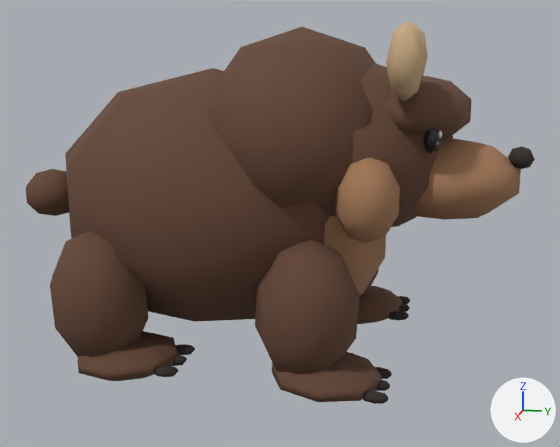
Two versions of the glTF model public/models/bear-low.glb, one commit apart.
Camera for both pictures: a 50 mm camera at (5.92, 1.56, 2.61) aimed at (0.01, 0.38, 1.13). Lighting does not change. The marker at lower right points along +X, +Y and +Z. The older version comes first. Both versions are drawn at frame 5 of the action 'walk'; the numbers are the values there.

Script lines for the objects in view, before the commit:
```python
me_mesh_5 = bpy.data.meshes.new('Mesh_5')
me_mesh_5.from_pydata(...)  # a UV sphere (6 segments, 4 rings, poles along z) spanning x -0.57..-0.25, y 0.122..0.278, z 0.26..0.6; a UV sphere (6 segments, 4 rings, poles along z) spanning x 0.25..0.57, y 0.122..0.278, z 0.26..0.6
me_mesh_5.materials.append(mat_fur_base_001)  # beige #c9aa83
ob_ear_1 = bpy.data.objects.new('Ear-1', me_mesh_5)
ob_ear_1.parent = ob_head
ob_ear_1.location = (0.0, 0.0, 0.0)
ob_legbr = bpy.data.objects.new('LegBR', None)
ob_legbr.parent = ob_visual
ob_legbr.location = (0.48, -0.56, 0.58)
ob_legbr.rotation_euler = (0.0532, 0.0, 0.0)  # degrees (3, 0, 0)
ob_legfl = bpy.data.objects.new('LegFL', None)
ob_legfl.parent = ob_visual
ob_legfl.location = (-0.48, 0.47, 0.58)
ob_legfl.rotation_euler = (0.0532, 0.0, 0.0)  # degrees (3, 0, 0)
ob_legfr = bpy.data.objects.new('LegFR', None)
ob_legfr.parent = ob_visual
ob_legfr.location = (0.48, 0.47, 0.58)
ob_legfr.rotation_euler = (-0.0532, 0.0, 0.0)  # degrees (-3, 0, 0)
ob_visual = bpy.data.objects.new('Visual', None)
ob_visual.parent = ob_bear
ob_visual.location = (0.0, 0.0, 0.0333)
# also in view: 'LegFRUpper' at (0.74, 0.8, 0.64); 'LegBRUpper' at (0.74, -0.74, 0.65); 'Snout' at (0.0, 1.64, 1.54); 'LegFLUpper' at (-0.74, 0.85, 0.65); 'Chest' at (0.0, 0.83, 1.14)
```
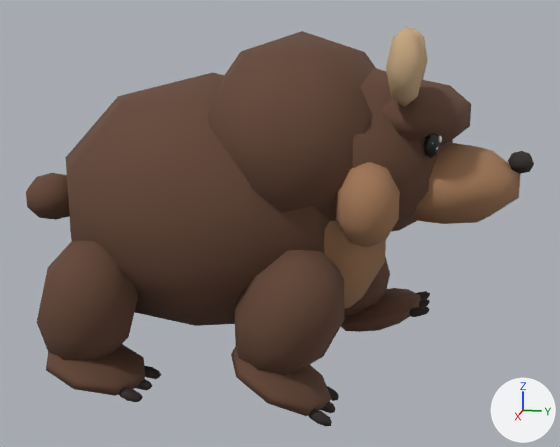
ob_visual is not drawn itself; it is the parent of ob_head, ob_legfl, ob_legbl, ob_legfr, ob_legbr, ob_tail, ob_body, ob_chest.
ob_legfl is not drawn itself; it is the parent of ob_legflupper, ob_legflclaw0.
ob_legfr is not drawn itself; it is the parent of ob_legfrupper, ob_legfrclaw0.
ob_legbr is not drawn itself; it is the parent of ob_legbrupper, ob_legbrclaw0.

Edits to the scene script, one JSON object a line:
```json
{"op": "set", "path": "ob_visual.location", "old": "(0.0, 0.0, 0.0333)", "new": "(0.0, 0.0, 0.0121)"}
{"op": "set", "path": "ob_legfl.location", "old": "(-0.48, 0.47, 0.58)", "new": "(-0.48, 0.48, 0.527)"}
{"op": "set", "path": "ob_legfl.rotation_euler", "old": "(0.0532, 0.0, 0.0)", "new": "(0.3, 0.0, 0.0)", "note": "degrees (3, 0, 0) -> degrees (17, 0, 0)"}
{"op": "set", "path": "ob_legfr.location", "old": "(0.48, 0.47, 0.58)", "new": "(0.48, 0.454, 0.564)"}
{"op": "set", "path": "ob_legfr.rotation_euler", "old": "(-0.0532, 0.0, 0.0)", "new": "(-0.465, 0.0, 0.0)", "note": "degrees (-3, 0, 0) -> degrees (-27, 0, 0)"}
{"op": "set", "path": "ob_legbr.location", "old": "(0.48, -0.56, 0.58)", "new": "(0.48, -0.57, 0.559)"}
{"op": "set", "path": "ob_legbr.rotation_euler", "old": "(0.0532, 0.0, 0.0)", "new": "(-0.277, 0.0, 0.0)", "note": "degrees (3, 0, 0) -> degrees (-16, 0, 0)"}
```

Where the change shows, as pixel boxes [x1, y1, x2, y2] in the pictures (560 x 447 px):
```json
{"object": "Body", "change": "moved", "before": [65, 27, 376, 322], "after": [66, 31, 376, 326]}
{"object": "LegFRUpper", "change": "moved, turned", "before": [255, 240, 381, 402], "after": [231, 250, 344, 416]}
{"object": "LegBRUpper", "change": "moved, turned", "before": [50, 231, 177, 381], "after": [37, 241, 145, 396]}
{"object": "Skull", "change": "moved", "before": [352, 64, 472, 227], "after": [352, 68, 471, 231]}
{"object": "Chest", "change": "moved", "before": [324, 158, 400, 295], "after": [324, 162, 400, 309]}
{"object": "Snout", "change": "moved", "before": [411, 138, 521, 220], "after": [411, 143, 520, 224]}
{"object": "LegFLUpper", "change": "moved, turned", "before": [357, 270, 402, 324], "after": [341, 257, 421, 332]}
{"object": "Ear-1", "change": "moved", "before": [386, 21, 428, 102], "after": [386, 26, 427, 107]}
{"object": "TailFur", "change": "moved", "before": [25, 169, 69, 216], "after": [26, 173, 69, 220]}
{"object": "LegBRClaw0", "change": "moved, turned", "before": [154, 344, 195, 377], "after": [119, 365, 161, 402]}
{"object": "LegFRClaw0", "change": "moved, turned", "before": [363, 367, 392, 404], "after": [308, 386, 339, 427]}
{"object": "LegFLClaw0", "change": "moved, turned", "before": [388, 296, 410, 320], "after": [410, 291, 430, 317]}
{"object": "Nose", "change": "moved", "before": [508, 146, 535, 169], "after": [508, 151, 534, 174]}
{"object": "EyeL", "change": "moved", "before": [423, 129, 440, 154], "after": [423, 134, 439, 158]}
{"object": "Glint-1", "change": "moved", "before": [438, 131, 442, 138], "after": [438, 136, 442, 143]}
```
